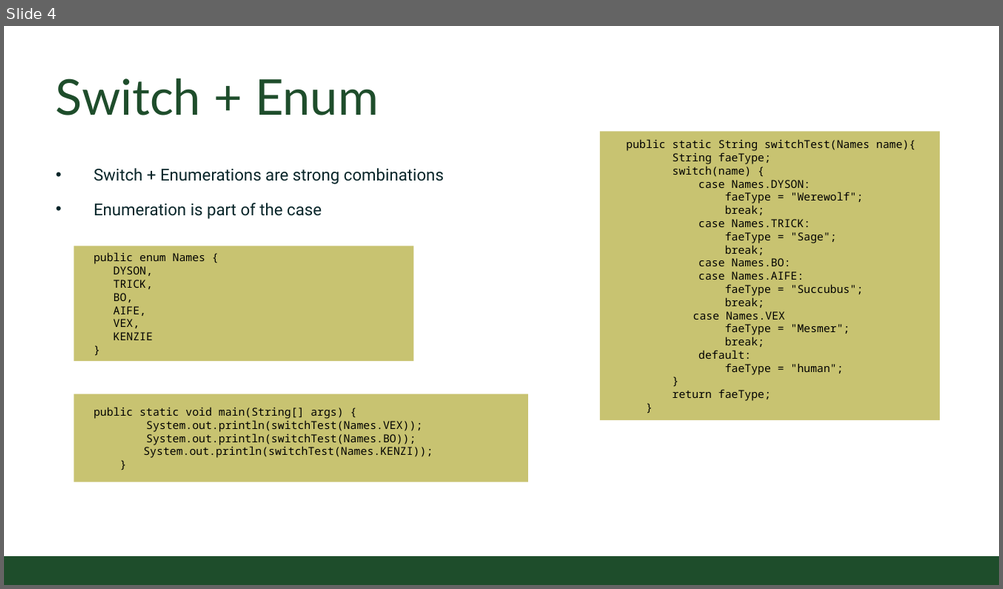
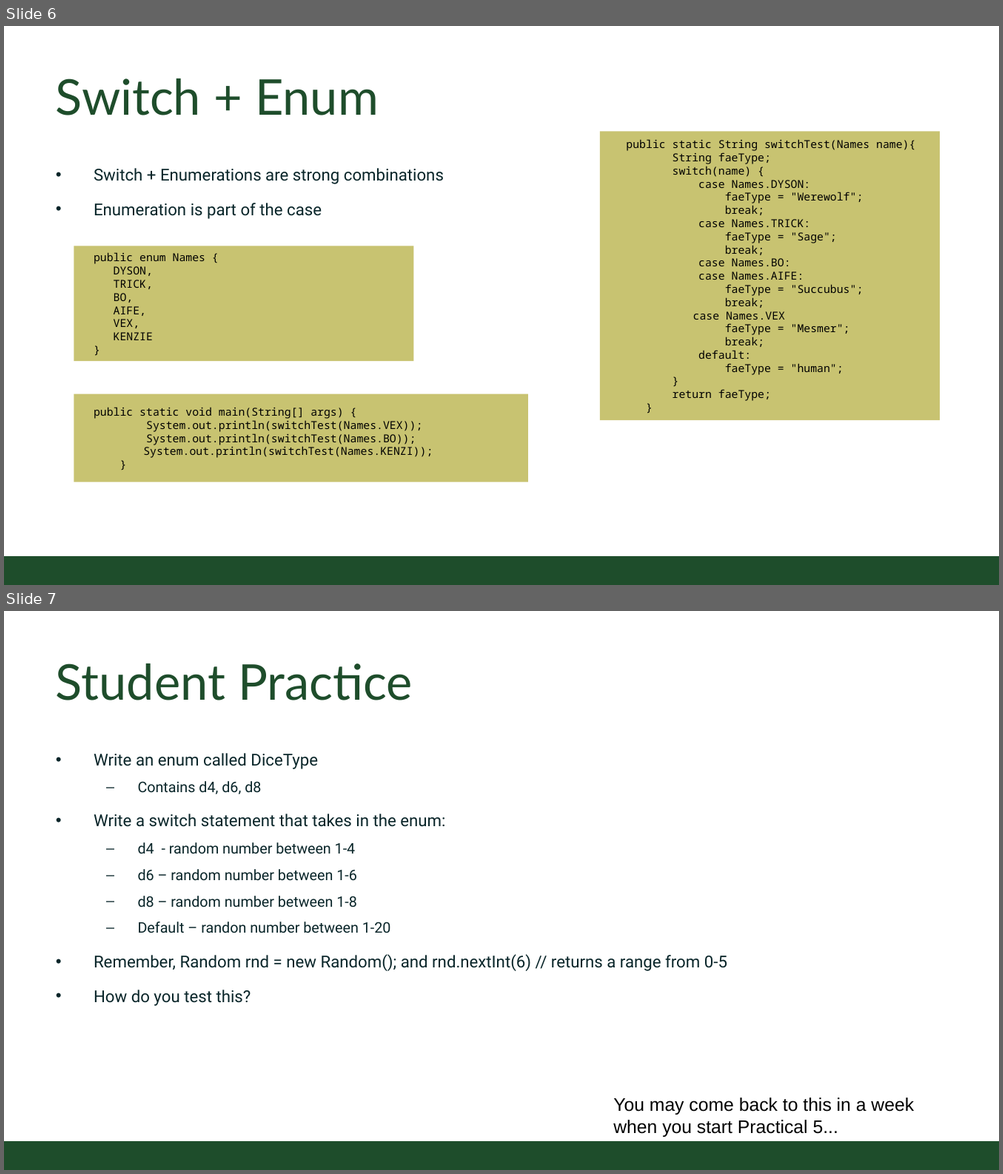
Before and after one commit to CSU-CompSci-CS163-4/Handouts, a slide deck: slides/On-Campus/10_01_MoreBranching.pptx. Shown one above the other, each under a label of ours: slide 4 before the commit, slides 6 and 7 after it. The pictures are 1003x589 and 1003x1174 pixels, drawn with LibreOffice and Linux fonts; fonts in the diff are those of the drawing; background and template pictures are left out. Boxes give left, top, right and bottom in pixels: in the first picture for what was removed or moved away, otherwise in the second. Text is boxed around its words. In the diff, an @@ line names an element or a change of style, - is before the commit and + after.

```diff
--- a/slides/On-Campus/10_01_MoreBranching.pptx
+++ b/slides/On-Campus/10_01_MoreBranching.pptx
@@ slide 7 added at bbox=[4, 611, 999, 1170], background #FFFFFF; not listed: 1 template element that a slide beside it also shows @@
@@ title added at bbox=[56, 664, 412, 701], 54 pt, text #1E4D2B @@
+Student Practice
@@ text added at bbox=[94, 753, 727, 1006], 18 pt, text #092529 @@
+• Write an enum called DiceType
+  – Contains d4, d6, d8
+• Write a switch statement that takes in the enum:
+  – d4 - random number between 1-4
+  – d6 – random number between 1-6
+  – d8 – random number between 1-8
+  – Default – randon number between 1-20
+• Remember, Random rnd = new Random(); and rnd.nextInt(6) // returns a range from 0-5
+• How do you test this?
@@ text added at bbox=[613, 1098, 913, 1137], 20 pt, text #000000 @@
+You may come back to this in a week when you start Practical 5...
@@ what was slide 4 is now slide 6 @@
```
Also in this commit, not shown: 2 other slides added.
